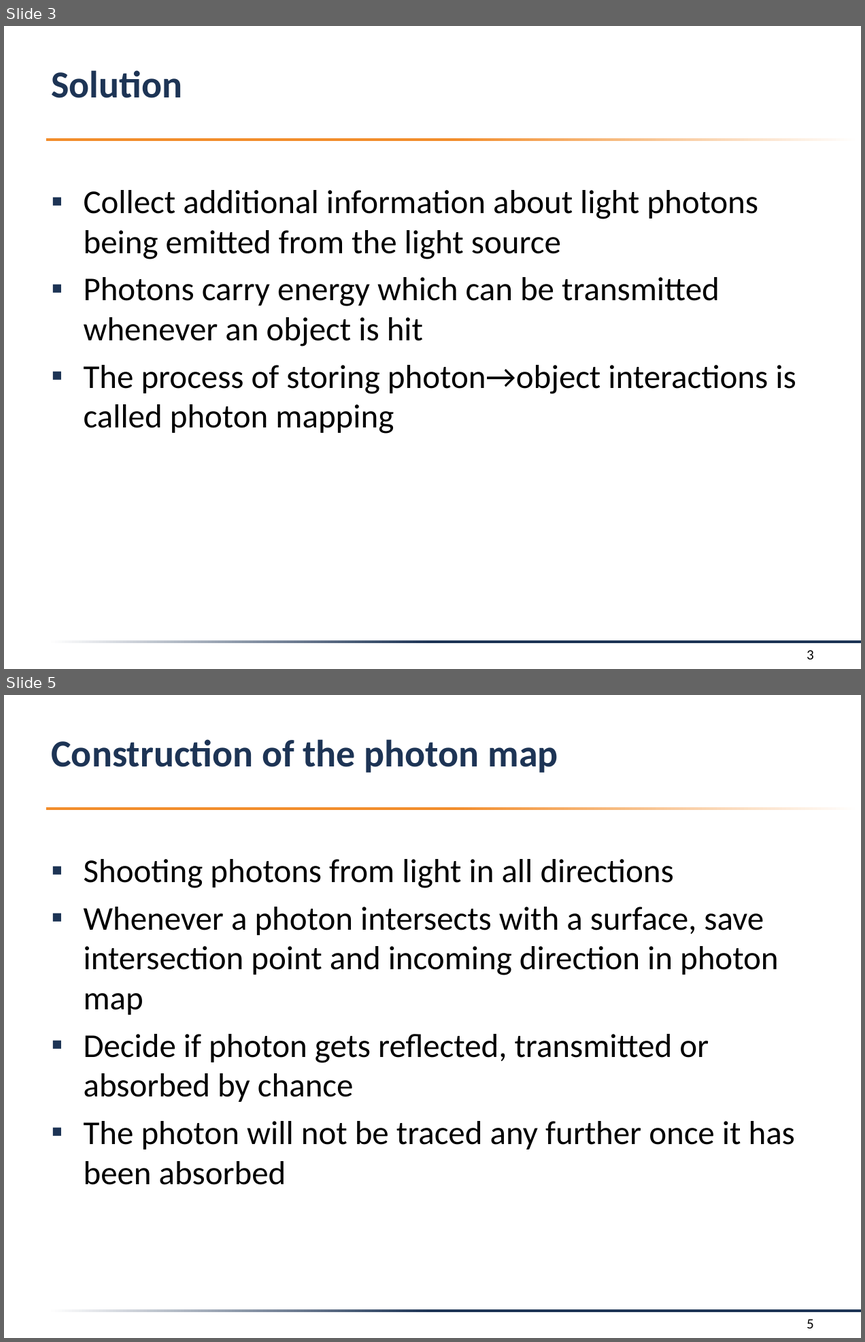
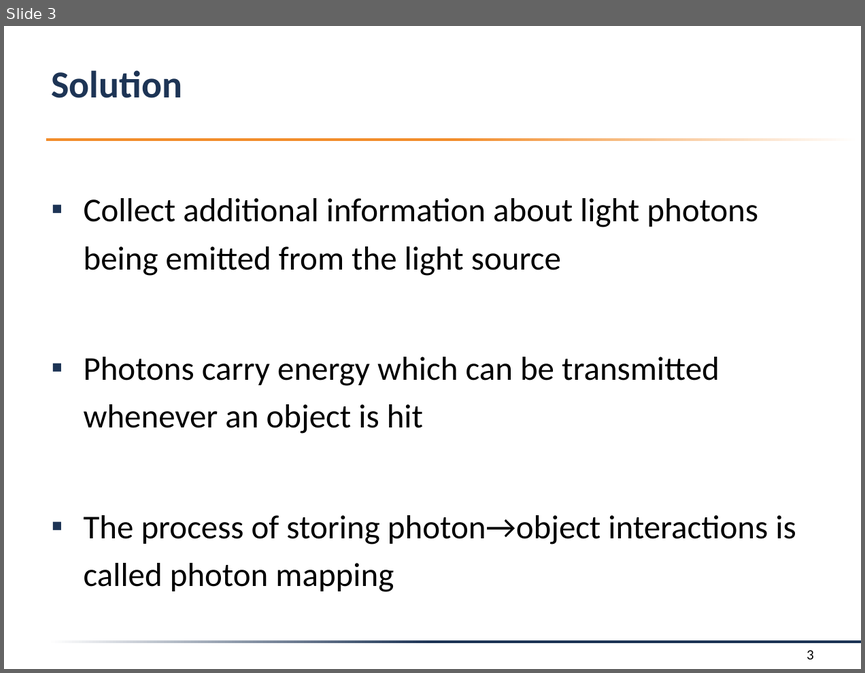
Before and after one commit to f-tischler/FortgeschritteneComputergrafik, a slide deck: Präsentation/presentation.pptx. Shown one above the other, each under a label of ours: slides 3 and 5 before the commit, slide 3 after it; the slides between them are not shown. The pictures are 865x1342 and 865x673 pixels, drawn with LibreOffice and Linux fonts; fonts in the diff are those of the drawing; background and template pictures are left out. Boxes give left, top, right and bottom in pixels: in the first picture for what was removed or moved away, otherwise in the second. Text is boxed around its words. In the diff, an @@ line names an element or a change of style, - is before the commit and + after.

```diff
--- a/Präsentation/presentation.pptx
+++ b/Präsentation/presentation.pptx
@@ slide 5 removed at box(4, 695, 861, 1338), background #FFFFFF; not listed: 2 template elements that a slide beside it also shows @@
@@ title removed at box(51, 739, 558, 773) @@
-Construction of the photon map
@@ text removed at box(84, 859, 795, 1185) @@
-▪ Shooting photons from light in all directions
-▪ Whenever a photon intersects with a surface, save intersection point and incoming direction in photon map
-▪ Decide if photon gets reflected, transmitted or absorbed by chance
-▪ The photon will not be traced any further once it has been absorbed
@@ page number removed at box(806, 1319, 814, 1328) @@
-5
@@ slide 3 changed as well @@
@@ text "Collect additional information about light ..." at box(84, 198, 796, 592): line spacing 1 to 1.2 @@
```
Also in this commit, not shown: 12 other slides changed, 2 slides added, 4 other slides removed, 4 other files.
